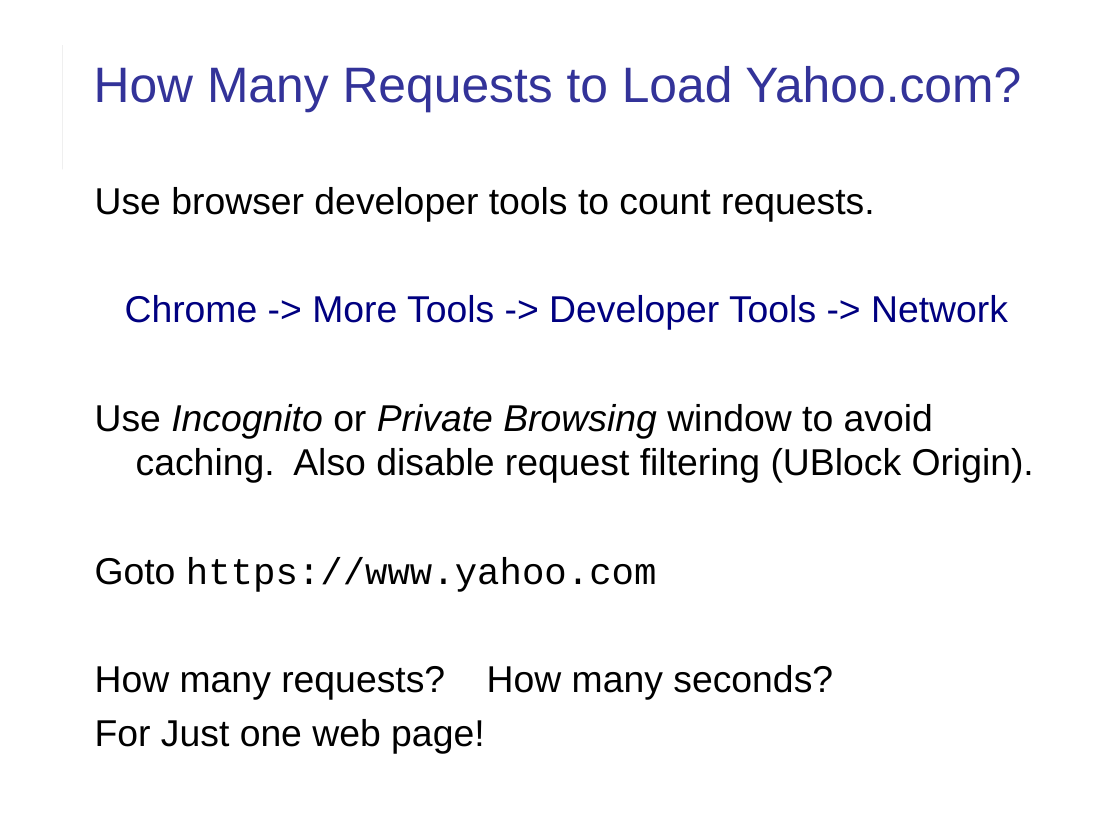
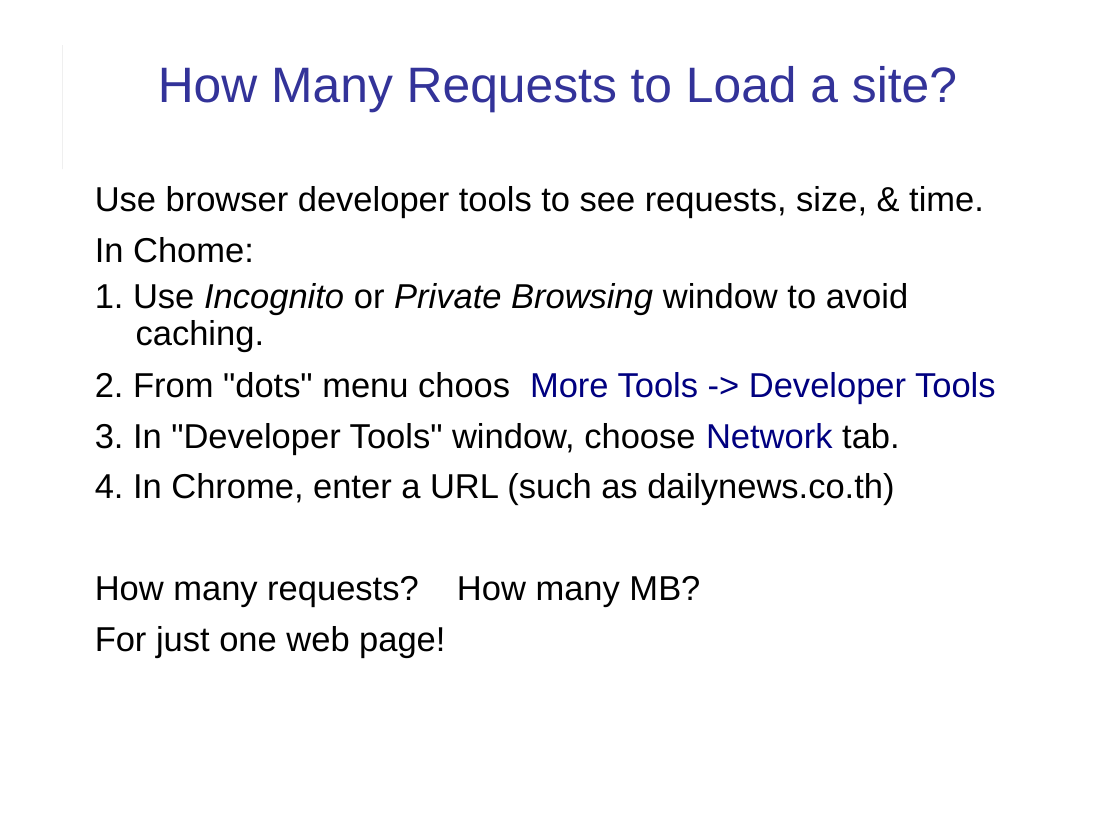
Before and after one commit to cpske/ISP, a slide deck: slide 20 of web/HTTP-in-Action.ppt (slide 15 before the commit). Drawn at 1120x840 pixels with LibreOffice and Linux fonts; fonts in the diff are those of the drawing. Boxes give left, top, right and bottom in pixels: in the first picture for what was removed or moved away, otherwise in the second. Text is boxed around its words. In the diff, an @@ line names an element or a change of style, - is before the commit and + after.

```diff
--- a/web/HTTP-in-Action.ppt
+++ b/web/HTTP-in-Action.ppt
@@ title at box(158, 66, 957, 113): text changed @@
-How Many Requests to Load Yahoo.com?
+How Many Requests to Load a site?
@@ text at box(95, 186, 996, 658): text changed; size 24 to 22.2 pt @@
-Use browser developer tools to count requests.
-Chrome -> More Tools -> Developer Tools -> Network
-Use Incognito or Private Browsing window to avoid caching. Also disable request filtering (UBlock Origin).
-Goto https://www.yahoo.com
-How many requests? How many seconds?
-For Just one web page!
+Use browser developer tools to see requests, size, & time.
+In Chome:
+1. Use Incognito or Private Browsing window to avoid caching.
+2. From "dots" menu choos More Tools -> Developer Tools
+3. In "Developer Tools" window, choose Network tab.
+4. In Chrome, enter a URL (such as dailynews.co.th)
+How many requests? How many MB?
+For just one web page!
```
Also in this commit, not shown: 12 other slides changed, 7 slides added, 2 slides removed, 4 other files.
